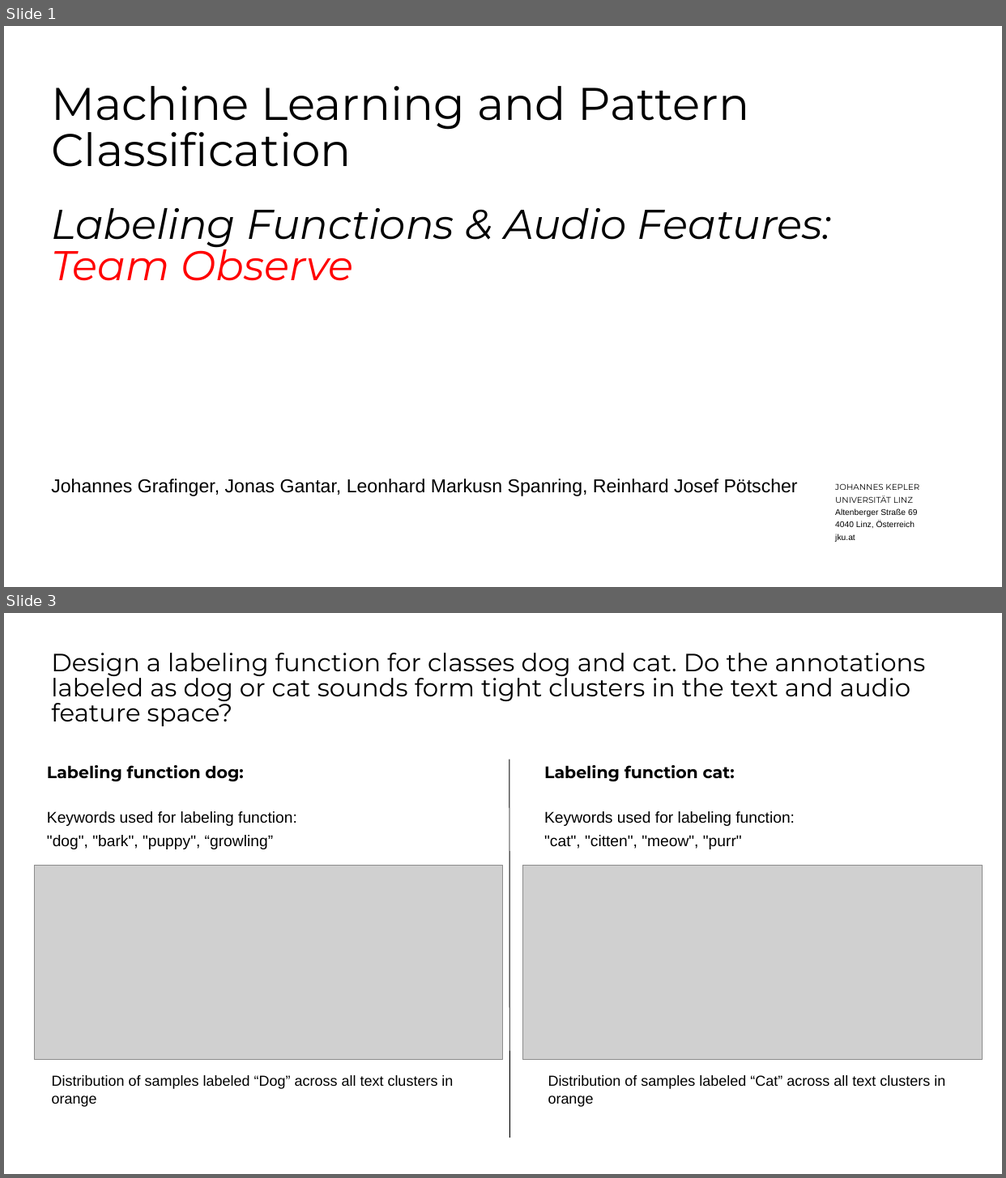
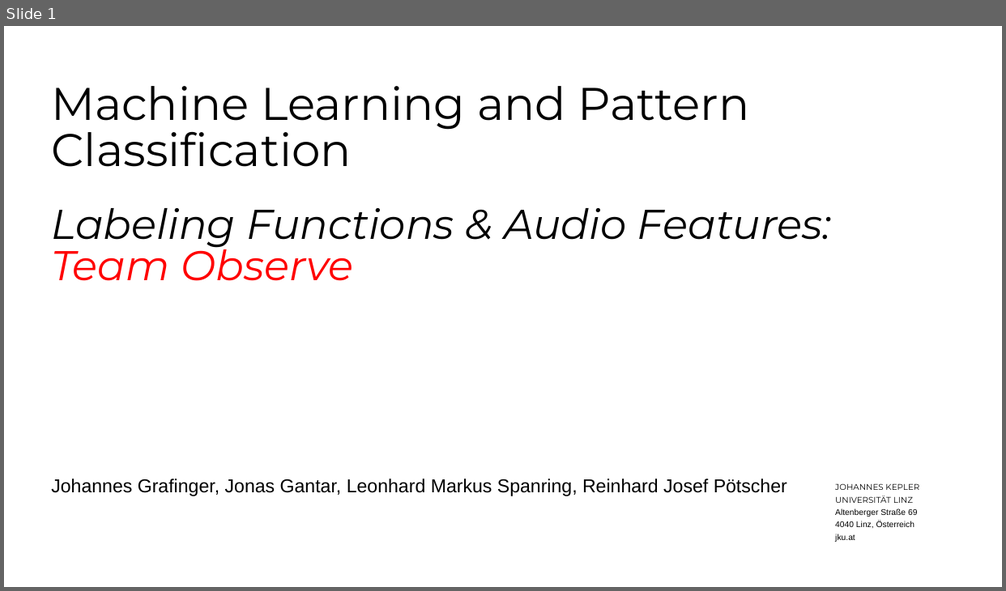
Before and after one commit to TJonasT/Project-MLCP-JKU-2025S, a slide deck: 3_classification/MLPC2025_team-observe_task-03-classification_presentation.pptx. Shown one above the other, each under a label of ours: slides 1 and 3 before the commit, slide 1 after it; the slides between them are not shown. The pictures are 1006x1178 and 1006x591 pixels, drawn with LibreOffice and Linux fonts; fonts in the diff are those of the drawing; grey boxes stand for pictures; background and template pictures are left out. Boxes give left, top, right and bottom in pixels: in the first picture for what was removed or moved away, otherwise in the second. Text is boxed around its words. In the diff, an @@ line names an element or a change of style, - is before the commit and + after.

```diff
--- a/3_classification/MLPC2025_team-observe_task-03-classification_presentation.pptx
+++ b/3_classification/MLPC2025_team-observe_task-03-classification_presentation.pptx
@@ slide 3 removed at (x1=4, y1=613, x2=1002, y2=1174), background #FFFFFF @@
@@ title removed at (x1=51, y1=653, x2=926, y2=726) @@
-Design a labeling function for classes dog and cat. Do the annotations labeled as dog or cat sounds form tight clusters in the text and audio feature space?
@@ text removed at (x1=47, y1=765, x2=243, y2=781) @@
-Labeling function dog:
@@ line removed from (509, 760) to (510, 1138) @@
@@ text removed at (x1=544, y1=765, x2=735, y2=781) @@
-Labeling function cat:
@@ text removed at (x1=47, y1=811, x2=297, y2=850) @@
-Keywords used for labeling function:
-"dog", "bark", "puppy", “growling”
@@ text removed at (x1=544, y1=811, x2=795, y2=850) @@
-Keywords used for labeling function:
-"cat", "citten", "meow", "purr"
@@ picture removed at (x1=34, y1=866, x2=503, y2=1060) @@
@@ picture removed at (x1=522, y1=866, x2=982, y2=1060) @@
@@ text removed at (x1=52, y1=1076, x2=453, y2=1107) @@
-Distribution of samples labeled “Dog” across all text clusters in orange
@@ text removed at (x1=548, y1=1076, x2=945, y2=1107) @@
-Distribution of samples labeled “Cat” across all text clusters in orange
@@ slide 1 changed as well @@
@@ subtitle at (x1=51, y1=479, x2=787, y2=497): text changed @@
-Johannes Grafinger, Jonas Gantar, Leonhard Markusn Spanring, Reinhard Josef Pötscher
+Johannes Grafinger, Jonas Gantar, Leonhard Markus Spanring, Reinhard Josef Pötscher
```
Also in this commit, not shown: 4 slides added, 3 other slides removed, 1 other file.
